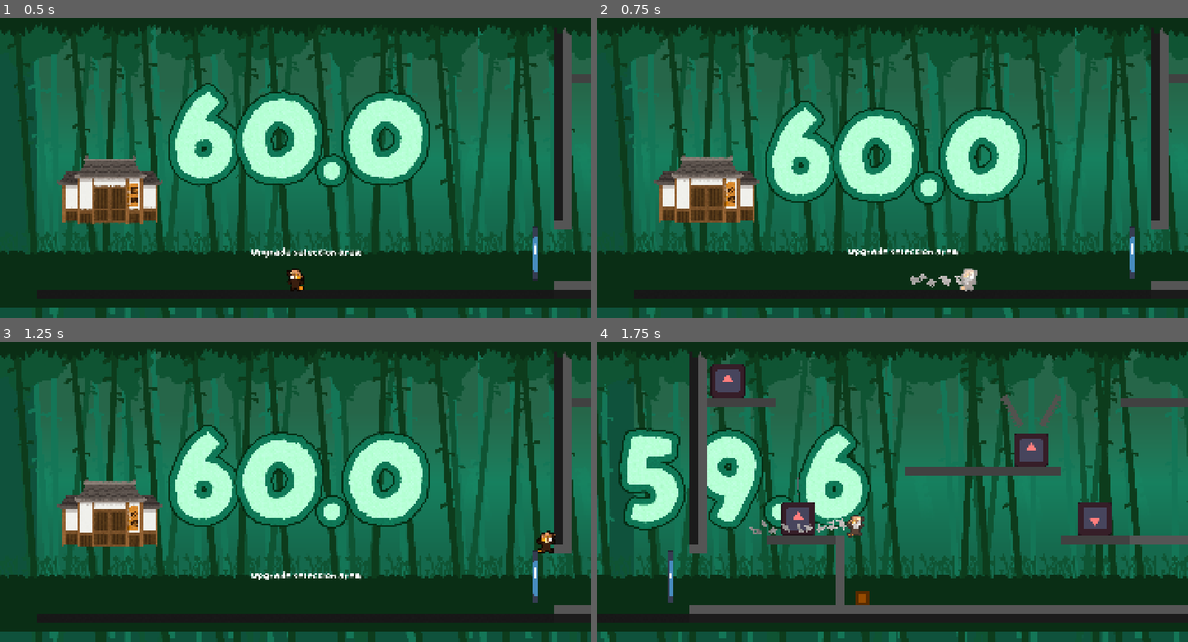
Above: before the commit, frames 1-4 (two rows, left to right).
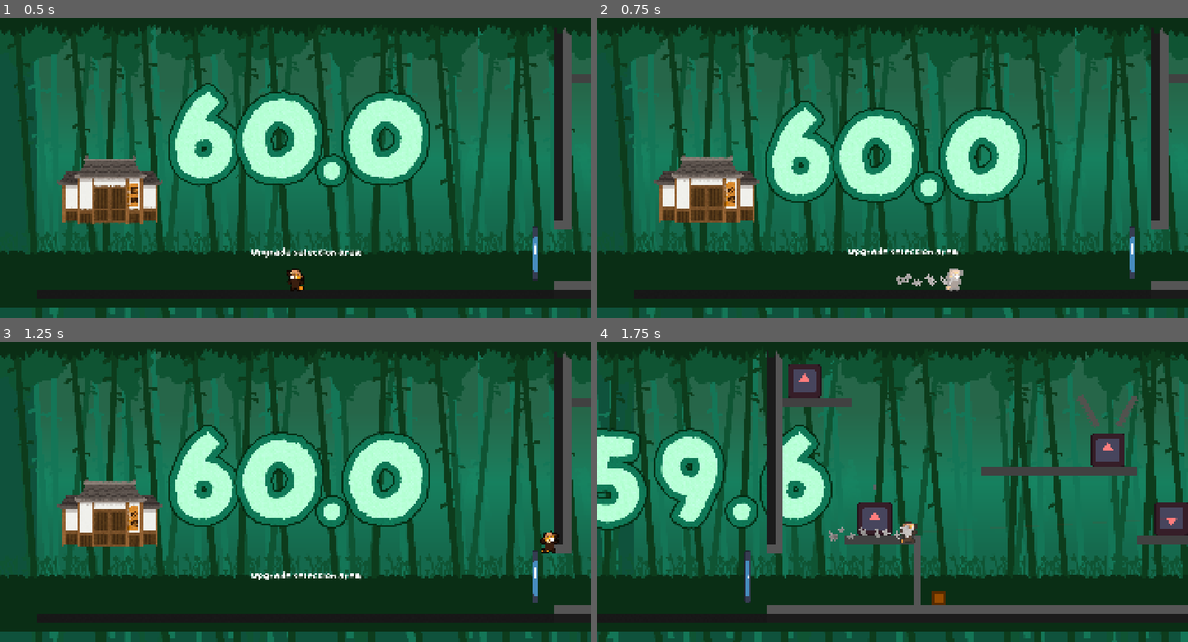
Above: after the commit, the same moments.

Repository: Tyrannicodin/GMTK-jam-2026
Game: Godot game, scene res://game/game.tscn
The game is run twice, just before and just after one commit, with the same random seed, the same clock (stepped at 60 frames per second) and the same inputs. This scene is started directly instead of the project's main scene. The engine's default icon, where the game draws it, is replaced by a stand-in: a white triangle on a blue panel in a dark square.
Inputs (mouse positions are in pixels of both pictures, inside the frame that each line leads up to):
- Up to frame 1 (0.5 s): no input
- Up to frame 2 (0.75 s): move the mouse to (1022, 135) at 0.52 s; hold D (right) from 0.53 s (still down); tap C (dash) at 0.6 s; click (1022, 135) at 0.67 s
- Up to frame 3 (1.25 s): keep holding D (right); tap Space (jump) at 0.77, 0.8, 1.07 s
- Up to frame 4 (1.75 s): keep holding D (right); move the mouse to (774, 492) at 1.27 s; tap Space (jump) at 1.35, 1.52 s; tap C (dash) at 1.55 s

Frame 1 is identical in both runs. In frame 2, 0.5% of the frame differs, in the area x 50-65%, y 83-92%; in frame 3, 0.2%; in frame 4, 41%, in the area x 0-100%, y 2-100%.

Commit message:
Reimplement Sliding

Diff:
--- a/game/player/player.gd
+++ b/game/player/player.gd
@@ -23,13 +23,13 @@
 var jutsu_timer = 0
 
 
+const WALK_FORCE = 8000
 const WALK_MAX_SPEED = 1000
-const AIR_STOP_FORCE = 4000
+const STOP_FORCE = 8000
+const AIR_STOP_FORCE = 2000
 const JUMP_SPEED = 1800
 const COYOTE_TIME = 0.15
 const TERMINAL_VELOCITY = 5000
-
-const LANDING_INPUT_DELAY = .05
 
 const DASH_LENGTH = .16
 const DASH_SPEED = 2500
@@ -133,8 +133,8 @@
 
 	# Handle jump.
 	if flight_time < COYOTE_TIME and not jumped_to_leave_ground and not diving:
-		if %InputBuffer.is_just_pressed("jump") or (%InputBuffer.is_pressed("jump") and time_on_ground > LANDING_INPUT_DELAY):
-			velocity.y = -JUMP_SPEED
+		if %InputBuffer.is_just_pressed("jump") or %InputBuffer.is_pressed("jump"):
+			velocity.y -= JUMP_SPEED
 			jumped_to_leave_ground = true
 			if dash_count < 1:
 				dash_count += 1
@@ -156,13 +156,21 @@
 
 	if dash_timer <= 0 and not diving:
 		var direction = %InputBuffer.get_axis("left", "right")
-		var walk = WALK_MAX_SPEED * direction
-
-		friction(delta)
-
-		if direction != 0:
-			velocity.x = walk
-
+		var walk = WALK_FORCE * direction
+		# Slow down the player if they're not trying to move.
+		if abs(walk) < WALK_FORCE * 0.2:
+			friction(delta)
+		else:
+			var INITIAL_SPEED = velocity.x
+			if abs(velocity.x) < WALK_MAX_SPEED:
+				velocity.x += walk * delta
+			elif sign(velocity.x) != sign(walk):
+				velocity.x += walk * delta
+				friction(delta)
+			else:
+				friction(delta)
+				if abs(velocity.x) < WALK_MAX_SPEED and abs(INITIAL_SPEED) > WALK_MAX_SPEED:
+					velocity.x = WALK_MAX_SPEED * sign(velocity.x)
 
 		if (is_on_floor()):
 			if dash_count == 0:
@@ -179,8 +187,7 @@
 func friction(delta):
 	# The velocity, slowed down a bit, and then reassigned.
 	if is_on_floor():
-		# 100% friction on ground
-		velocity.x = 0
+		velocity.x = move_toward(velocity.x, 0, STOP_FORCE * delta)
 	else:
 		# air has less friction
 		velocity.x = move_toward(velocity.x, 0, AIR_STOP_FORCE * delta)
